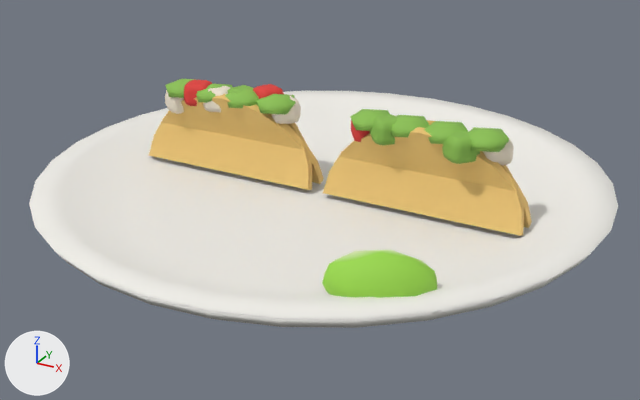
The glTF model game/assets/models/item_dish_fish_tacos.glb as it was, and as the next commit left it.
Camera for both pictures: a camera (50 mm lens) standing at (0.189, -0.347, 0.178) and looking at (0.003, -0.008, 0.009). Arrows for +X, +Y and +Z are at lower left; the lights stay in place. The picture after the commit comes second. Vertices at exactly the same position are counted once.

Objects in the first picture: 'item_dish_fish_tacos_main'.
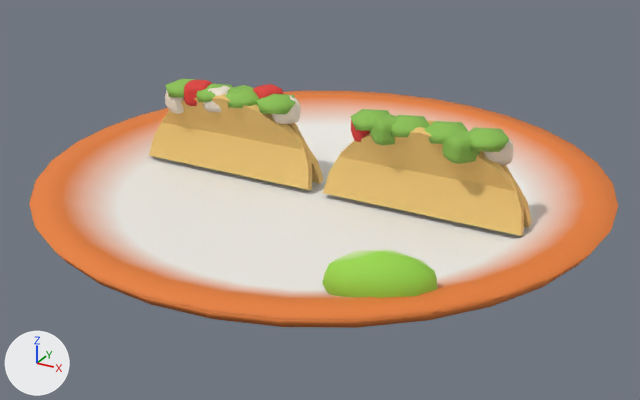
Changed parts and their boxes (x1, y1, x2, y2) in the pictures (640 x 400 px):
part 1 of me_item_dish_fish_tacos_main, recoloured (white to orange): (29, 91, 618, 328) in both
part 2 of me_item_dish_fish_tacos_main, recoloured (darker): (61, 97, 586, 299) in both

The change, as a list of edits to the scene's bpy script:
```text
Change me_item_dish_fish_tacos_main:
    where me_item_dish_fish_tacos_main.from_pydata(...)  # 1116 vertices, 2128 faces; spans x -0.135..0.135, y -0.135..0.135, z 0.0..0.056
    used by ob_item_dish_fish_tacos_main; location = (0.0, 0.0, 0.0)
    me_item_dish_fish_tacos_main part 1: 128 faces centred in x -0.133..0.133, y -0.133..0.133, z 0.016..0.02 are repainted in the vertex colours; the middle colour goes from white #f1efe9 to orange #e8803a
    me_item_dish_fish_tacos_main part 2: 64 faces centred in x -0.113..0.113, y -0.113..0.113, z 0.013..0.017 are repainted in the vertex colours; the middle colour goes from white #f2f0ea to orange #e8803a
```
